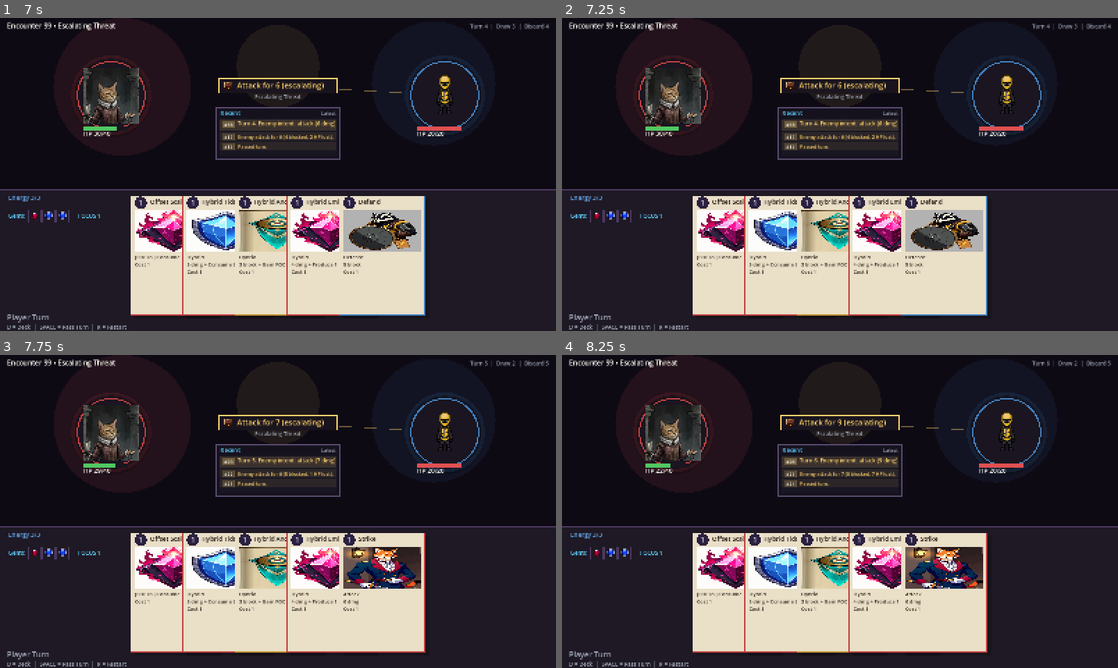
Above: before the commit, frames 1-4 (two rows, left to right).
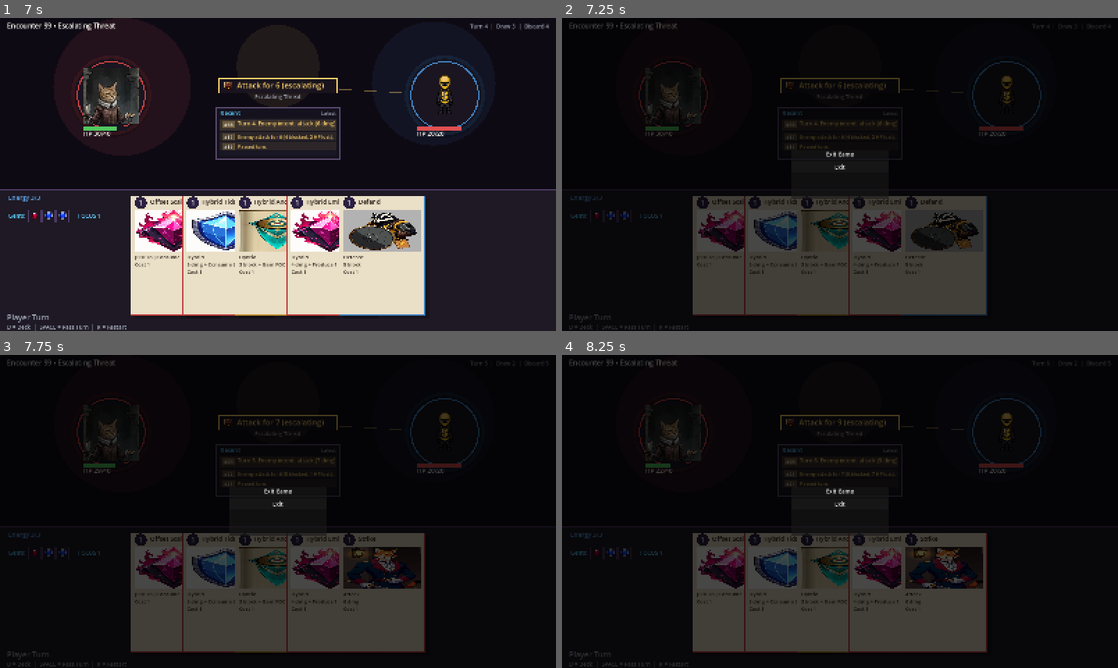
Above: after the commit, the same moments.

Repository: thrazznos/cardGame1
Game: Godot game, scene res://scenes/floor/floor_run.tscn
Same seed, same stepped clock (60 frames per second), same inputs: the game is played once before the commit and once after it.
Inputs (mouse positions are in pixels of both pictures, inside the frame that each line leads up to):
- Up to frame 1 (7 s): tap Enter at 0.5, 5, 6.5 s; hold D 0.53-1.28 s; tap R at 0.6 s; click (278, 174) at 0.67 s; tap Space at 0.77, 1.25, 1.52, 5.75, 6.02, 6.77 s; move the mouse to (166, 190) at 1.27 s; tap 1 at 1.35 s; click (166, 190) at 1.42 s; click "Draw (0)" at 2 s; click "Hand (0)" at 2.75 s; click "Discard (0)" at 3.5 s; click "Exhaust (0)" at 4.25 s; move the mouse to (278, 174) at 5.02 s; hold D 5.03-6.53 s; tap 2 at 5.1 s; click (278, 174) at 5.17 s; move the mouse to (250, 237) at 5.77 s; tap 3 at 5.85 s; click (250, 237) at 5.92 s; move the mouse to (444, 221) at 6.52 s; tap 4 at 6.6 s; click (444, 221) at 6.67 s
- Up to frame 2 (7.25 s): tap Escape at 7.15 s
- Up to frame 3 (7.75 s): move the mouse to (111, 464) at 7.27 s; tap 5 at 7.35 s; click (111, 464) at 7.42 s; tap Space at 7.52 s
- Up to frame 4 (8.25 s): tap Space at 8 s; move the mouse to (867, 511) at 8.02 s; tap V at 8.1 s; click (867, 511) at 8.17 s

Frame 1 is identical in both runs. In frame 2, 60% of the frame differs, in the area x 0-100%, y 0-100%; in frame 3, 60%; in frame 4, 60%.

Commit message:
feat: add escape-to-close and exit overlay

Diff:
--- a/scenes/floor/floor_run.tscn
+++ b/scenes/floor/floor_run.tscn
@@ -1,8 +1,9 @@
-[gd_scene load_steps=4 format=3]
+[gd_scene load_steps=5 format=3]
 
 [ext_resource type="Script" path="res://src/bootstrap/floor_runner.gd" id="1_floor"]
 [ext_resource type="Script" path="res://src/ui/map_hud/map_hud_controller.gd" id="2_map"]
 [ext_resource type="PackedScene" path="res://scenes/combat/combat_stage.tscn" id="3_combat"]
+[ext_resource type="PackedScene" path="res://scenes/ui/exit_overlay.tscn" id="4_exit"]
 
 [node name="FloorRun" type="Control"]
 layout_mode = 3
@@ -40,3 +41,6 @@
 [node name="CombatStage" parent="." instance=ExtResource("3_combat")]
 visible = false
 layout_mode = 1
+
+[node name="ExitOverlay" parent="." instance=ExtResource("4_exit")]
+layout_mode = 1
--- /dev/null
+++ b/scenes/ui/exit_overlay.tscn
@@ -0,0 +1,52 @@
+[gd_scene load_steps=2 format=3]
+
+[ext_resource type="Script" path="res://src/ui/exit_overlay_controller.gd" id="1_controller"]
+
+[node name="ExitOverlay" type="Control"]
+visible = false
+layout_mode = 3
+anchors_preset = 15
+anchor_right = 1.0
+anchor_bottom = 1.0
+grow_horizontal = 2
+grow_vertical = 2
+mouse_filter = 0
+script = ExtResource("1_controller")
+
+[node name="Dimmer" type="ColorRect" parent="."]
+layout_mode = 1
+anchors_preset = 15
+anchor_right = 1.0
+anchor_bottom = 1.0
+grow_horizontal = 2
+grow_vertical = 2
+mouse_filter = 2
+color = Color(0, 0, 0, 0.72)
+
+[node name="Center" type="CenterContainer" parent="."]
+layout_mode = 1
+anchors_preset = 15
+anchor_right = 1.0
+anchor_bottom = 1.0
+grow_horizontal = 2
+grow_vertical = 2
+mouse_filter = 2
+
+[node name="Panel" type="PanelContainer" parent="Center"]
+custom_minimum_size = Vector2(280, 140)
+layout_mode = 2
+
+[node name="VBox" type="VBoxContainer" parent="Center/Panel"]
+layout_mode = 2
+size_flags_horizontal = 3
+size_flags_vertical = 3
+theme_override_constants/separation = 10
+
+[node name="Title" type="Label" parent="Center/Panel/VBox"]
+layout_mode = 2
+horizontal_alignment = 1
+text = "Exit Game"
+
+[node name="ExitButton" type="Button" parent="Center/Panel/VBox"]
+layout_mode = 2
+text = "Exit"
--- a/src/bootstrap/combat_slice_runner.gd
+++ b/src/bootstrap/combat_slice_runner.gd
@@ -227,6 +227,17 @@
 			hud.bind_runner(self)
 	if hud != null:
 		hud.refresh(get_view_model())
+
+func is_deck_inspection_open() -> bool:
+	if hud == null:
+		hud = get_node_or_null("CombatHud")
+	return hud != null and hud.has_method("is_deck_inspection_open") and hud.is_deck_inspection_open()
+
+func close_deck_inspection() -> void:
+	if hud == null:
+		hud = get_node_or_null("CombatHud")
+	if hud != null and hud.has_method("close_deck_inspection"):
+		hud.close_deck_inspection()
 
 func get_deck_inspection_snapshot(mode: String = "combat_full") -> Dictionary:
 	if dls != null and dls.has_method("normalize_zones"):
--- a/src/bootstrap/floor_runner.gd
+++ b/src/bootstrap/floor_runner.gd
@@ -15,6 +15,7 @@
 var gsm: Variant
 var combat_runner: Variant
 var map_hud: Variant
+var exit_overlay: Variant
 var floor_index: int = 1
 var run_seed: int = 42424242
 var active_constraint: String = ""
@@ -28,6 +29,7 @@
 
 	map_hud = get_node_or_null("MapHud")
 	combat_runner = get_node_or_null("CombatStage")
+	exit_overlay = get_node_or_null("ExitOverlay")
 
 	if map_hud != null:
 		map_hud.bind_runner(self)
@@ -157,6 +159,44 @@
 	# TODO: show floor clear screen, constraint draft, then start next floor
 	_start_floor()
 
+func _is_exit_overlay_visible() -> bool:
+	return exit_overlay is Control and (exit_overlay as Control).visible
+
+func _open_exit_overlay() -> void:
+	if exit_overlay != null and exit_overlay.has_method("open_overlay"):
+		exit_overlay.open_overlay()
+
+func _close_exit_overlay() -> void:
+	if exit_overlay != null and exit_overlay.has_method("close_overlay"):
+		exit_overlay.close_overlay()
+
+func _close_any_open_window() -> bool:
+	if combat_runner != null and combat_runner.has_method("is_deck_inspection_open") and combat_runner.is_deck_inspection_open():
+		combat_runner.close_deck_inspection()
+		return true
+	if _is_exit_overlay_visible():
+		_close_exit_overlay()
+		return true
+	return false
+
+func _unhandled_input(event: InputEvent) -> void:
+	if not (event is InputEventKey):
+		return
+	var key: InputEventKey = event
+	if not key.pressed or key.echo:
+		return
+	if key.keycode != KEY_ESCAPE:
+		return
+	if _close_any_open_window():
+		var viewport_close := get_viewport()
+		if viewport_close != null:
+			viewport_close.set_input_as_handled()
+		return
+	_open_exit_overlay()
+	var viewport_open := get_viewport()
+	if viewport_open != null:
+		viewport_open.set_input_as_handled()
+
 func get_floor_view_model() -> Dictionary:
 	var fc_vm: Dictionary = floor_controller.get_view_model() if floor_controller != null else {}
 	fc_vm["gem_stack"] = gsm.stack_snapshot() if gsm != null else []
--- a/src/ui/combat_stage/combat_stage_controller.gd
+++ b/src/ui/combat_stage/combat_stage_controller.gd
@@ -812,6 +812,12 @@
 	if overlay != null and overlay.has_method("close_overlay"):
 		overlay.close_overlay()
 
+func is_deck_inspection_open() -> bool:
+	return _is_deck_inspection_visible()
+
+func close_deck_inspection() -> void:
+	_close_deck_inspection()
+
 func _gui_input(event: InputEvent) -> void:
 	var reward_state: String = str(vm.get("reward_state", CombatSliceRunner.REWARD_NONE))
 	var in_reward: bool = reward_state == CombatSliceRunner.REWARD_PRESENTED or reward_state == CombatSliceRunner.REWARD_APPLIED
--- /dev/null
+++ b/src/ui/exit_overlay_controller.gd
@@ -0,0 +1,18 @@
+extends Control
+class_name ExitOverlayController
+
+func _ready() -> void:
+	visible = false
+	mouse_filter = Control.MOUSE_FILTER_STOP
+	var exit_button := get_node_or_null("Center/Panel/VBox/ExitButton")
+	if exit_button is Button and not exit_button.pressed.is_connected(_on_exit_pressed):
+		exit_button.pressed.connect(_on_exit_pressed)
+
+func open_overlay() -> void:
+	visible = true
+
+func close_overlay() -> void:
+	visible = false
+
+func _on_exit_pressed() -> void:
+	get_tree().quit()
--- /dev/null
+++ b/tests/smoke/run_escape_exit_overlay_probe.gd
@@ -0,0 +1,66 @@
+extends SceneTree
+
+func _press_key(node: Node, keycode: Key) -> void:
+	if not node.has_method("_unhandled_input"):
+		return
+	var event := InputEventKey.new()
+	event.pressed = true
+	event.echo = false
+	event.keycode = keycode
+	node.call("_unhandled_input", event)
+
+func _init() -> void:
+	var scene: PackedScene = load("res://scenes/floor/floor_run.tscn")
+	var floor_run: Node = scene.instantiate()
+	root.add_child(floor_run)
+	await process_frame
+	await process_frame
+
+	var exit_overlay := floor_run.get_node_or_null("ExitOverlay")
+	var initial_exit_visible: bool = exit_overlay is Control and (exit_overlay as Control).visible
+
+	_press_key(floor_run, KEY_ESCAPE)
+	await process_frame
+	exit_overlay = floor_run.get_node_or_null("ExitOverlay")
+	var exit_visible_after_first_escape: bool = exit_overlay is Control and (exit_overlay as Control).visible
+
+	_press_key(floor_run, KEY_ESCAPE)
+	await process_frame
+	exit_overlay = floor_run.get_node_or_null("ExitOverlay")
+	var exit_visible_after_second_escape: bool = exit_overlay is Control and (exit_overlay as Control).visible
+
+	floor_run.call("map_commit_room", int(floor_run.call("get_floor_view_model").get("legal_moves", [0])[0]))
+	await process_frame
+	await process_frame
+	var combat_hud: Node = floor_run.get_node("CombatStage/CombatHud")
+	_press_key(combat_hud, KEY_D)
+	await process_frame
+	var deck_overlay := combat_hud.get_node_or_null("DeckInspectionOverlay")
+	var deck_visible_before_escape: bool = deck_overlay is Control and (deck_overlay as Control).visible
+
+	_press_key(floor_run, KEY_ESCAPE)
+	await process_frame
+	deck_overlay = combat_hud.get_node_or_null("DeckInspectionOverlay")
+	exit_overlay = floor_run.get_node_or_null("ExitOverlay")
+	var deck_visible_after_escape: bool = deck_overlay is Control and (deck_overlay as Control).visible
+	var exit_visible_after_closing_deck: bool = exit_overlay is Control and (exit_overlay as Control).visible
+
+	_press_key(floor_run, KEY_ESCAPE)
+	await process_frame
+	exit_overlay = floor_run.get_node_or_null("ExitOverlay")
+	var exit_visible_after_opening_from_combat: bool = exit_overlay is Control and (exit_overlay as Control).visible
+
+	var payload := {
+		"initial_exit_visible": initial_exit_visible,
+		"exit_visible_after_first_escape": exit_visible_after_first_escape,
+		"exit_visible_after_second_escape": exit_visible_after_second_escape,
+		"deck_visible_before_escape": deck_visible_before_escape,
+		"deck_visible_after_escape": deck_visible_after_escape,
+		"exit_visible_after_closing_deck": exit_visible_after_closing_deck,
+		"exit_visible_after_opening_from_combat": exit_visible_after_opening_from_combat,
+	}
+	print("ESCAPE_EXIT_OVERLAY_PROBE=" + JSON.stringify(payload))
+
+	floor_run.queue_free()
+	await process_frame
+	quit()
Not shown, added: src/ui/exit_overlay_controller.gd.uid
Not shown, added: tests/smoke/run_escape_exit_overlay_probe.gd.uid
Not shown, changed: tests/smoke/test_playable_prototype.py
